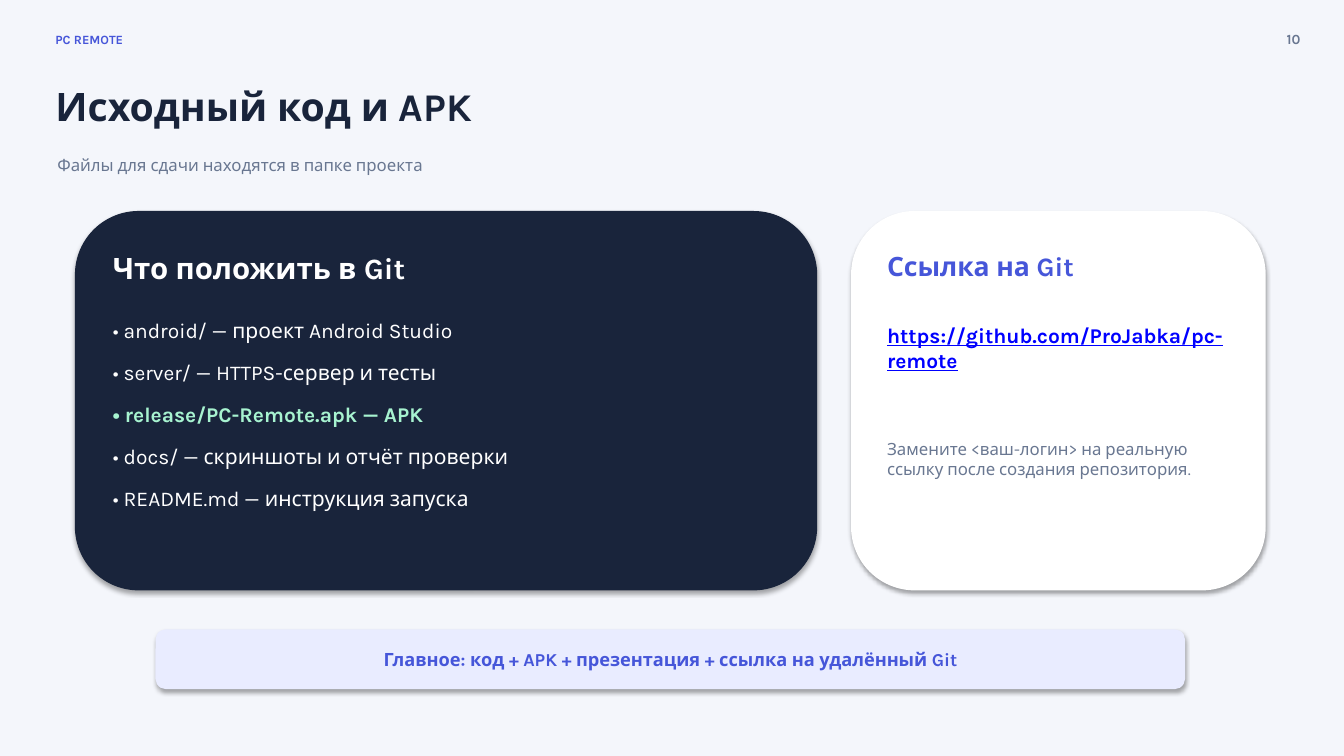
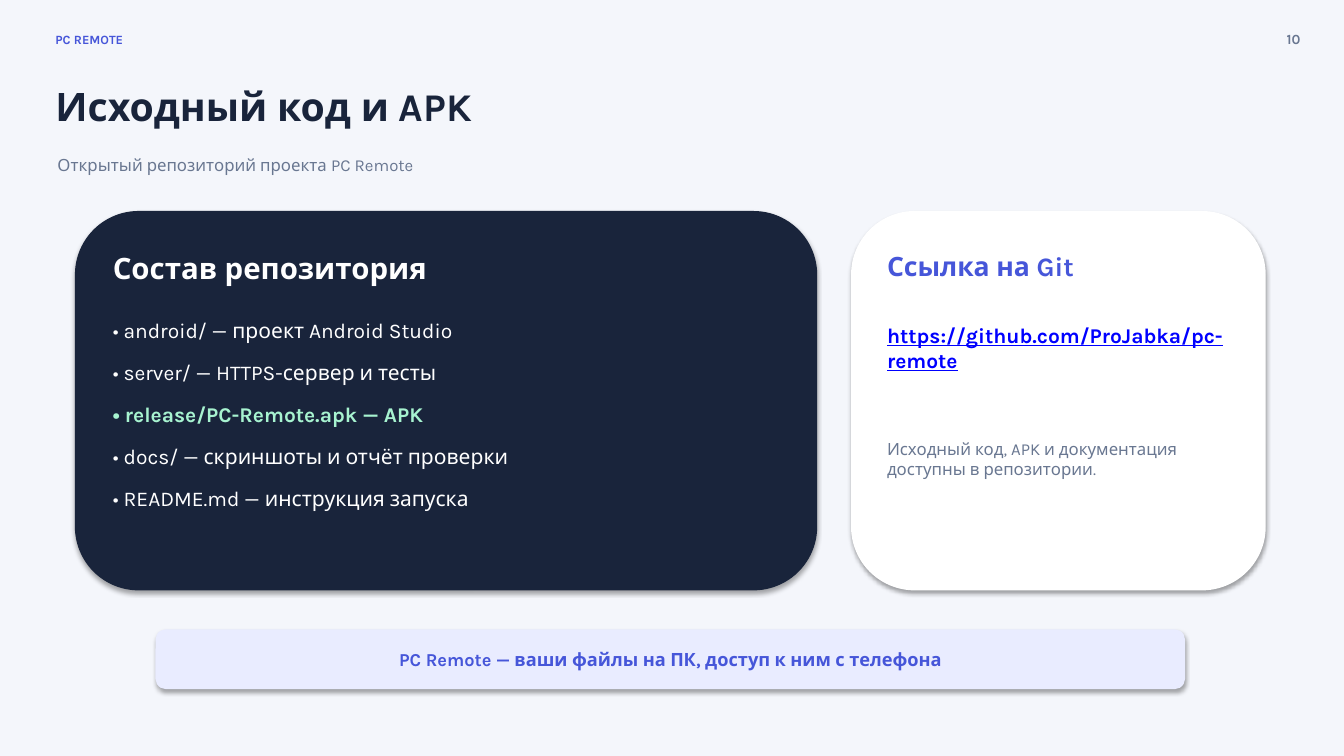
Before and after one commit to ProJabka/pc-remote, a slide deck: slide 10 of Презентация_PC_Remote.pptx. Drawn at 1344x756 pixels with LibreOffice and Linux fonts; fonts in the diff are those of the drawing. Boxes give left, top, right and bottom in pixels: in the first picture for what was removed or moved away, otherwise in the second. Text is boxed around its words. In the diff, an @@ line names an element or a change of style, - is before the commit and + after.

```diff
--- a/Презентация_PC_Remote.pptx
+++ b/Презентация_PC_Remote.pptx
@@ text at (57,158,414,175): text changed @@
-Файлы для сдачи находятся в папке проекта
+Открытый репозиторий проекта PC Remote
@@ text at (113,257,427,286): text changed @@
-Что положить в Git
+Состав репозитория
@@ text at (887,442,1177,479): text changed @@
-Замените <ваш-логин> на реальную ссылку после создания репозитория.
+Исходный код, APK и документация доступны в репозитории.
@@ text at (399,652,941,671): text changed @@
-Главное: код + APK + презентация + ссылка на удалённый Git
+PC Remote — ваши файлы на ПК, доступ к ним с телефона
```
Also in this commit, not shown: 1 other slide changed, 4 other files.
